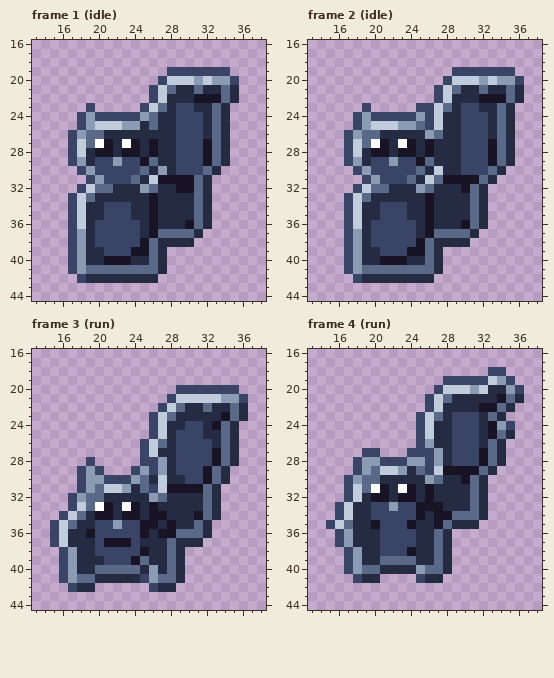
A pixel-art file gets an edit: art/minis/squirrel@94.aseprite. The picture above was drawn from the file before the commit.
45x45 pixels, 6 frames. Shown: frame 1 (idle): x 13..38, y 16..44; frame 2 (idle): x 13..38, y 16..44; frame 3 (run): x 13..38, y 16..44; frame 4 (run): x 13..38, y 16..44. The commit also changed other frames, which this record leaves out.
After:
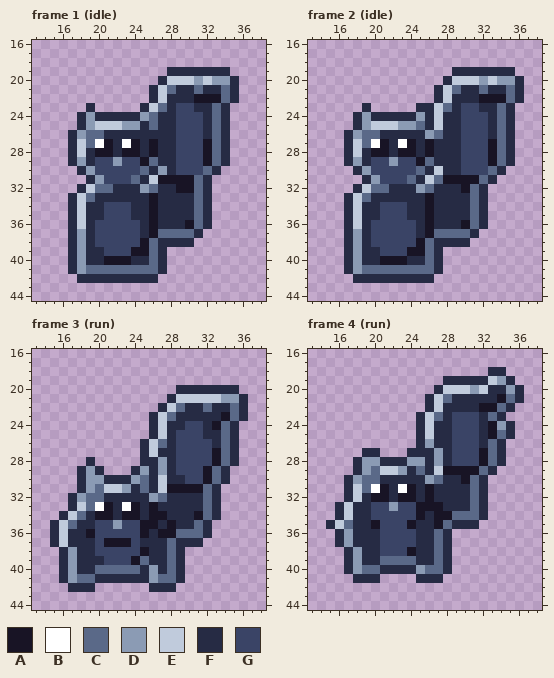
Palette (. is transparent): A #181425  B #ffffff  C #5a6988  D #8b9bb4  E #c0cbdc  F #262b44  G #3a4466
What changed:
--- frame 1 (idle)
@@ x 13..38 @@
 18 ..........................
-19 ...............GGGGGGG....
-20 ..............GEEEDEDDG...
-21 .............GECFFCFFCF...
-22 .............GEFFFAAACF...
-23 ......G.....GECFGGFFCF....
-24 .....GDGGGGGDCFFGGGFCF....
-25 .....GDEEEDDFCFFGGGFCF....
-26 ....GDCCFFFFFFFFGGGFCF....
-27 ....GECBAFBAFAFFGGGACF....
-28 ....GEFAAFAAFAFFGGGACF....
-29 ....GDFGGDGGACFFGGGACF....
-30 .....GDGGGGGCFDFGGGCF.....
-31 ......GDGGGCFEAAAACF......
-32 .....GECCFFFDCFFAACF......
-33 ....GECFFFFFFAFFFFCF......
-34 ....GEFFGGGFFAFFFFCF......
-35 ....GEFFGGGFFAFFFFCF......
-36 ....GEFGGGGGFAFFFACF......
-37 ....GDFGGGGGFACCCCF.......
-38 ....GDFGGGGGACFFFF........
-39 ....GDFFGGGAACF...........
-40 ....GDFFAAAFFCF...........
-41 ....GDCCCCCCCCF...........
-42 .....GFFFFFFFF............
+19 ...............FFFFFFF....
+20 ..............FEEEDEDDF...
+21 .............FECFFCFFCF...
+22 .............FEFFFAAACF...
+23 ......F.....FECFGGFFCF....
+24 .....FDFFFFFDCFFGGGFCF....
+25 .....FDEEEDDFCFFGGGFCF....
+26 ....FDCCFFFFFFFFGGGFCF....
+27 ....FECBAFBAFAFFGGGACF....
+28 ....FEFAAFAAFAFFGGGACF....
+29 ....FDFGGDGGACFFGGGACF....
+30 .....FDGGGGGCFDFGGGCF.....
+31 ......FDGGGCFEAAAACF......
+32 .....FECCFFFDCFFAACF......
+33 ....FECFFFFFFAFFFFCF......
+34 ....FEFFGGGFFAFFFFCF......
+35 ....FEFFGGGFFAFFFFCF......
+36 ....FEFGGGGGFAFFFACF......
+37 ....FDFGGGGGFACCCCF.......
+38 ....FDFGGGGGACFFFF........
+39 ....FDFFGGGAACF...........
+40 ....FDFFAAAFFCF...........
+41 ....FDCCCCCCCCF...........
+42 .....FFFFFFFFF............
 43 ..........................
--- frame 2 (idle)
@@ x 13..38 @@
 18 ..........................
-19 ................GGGGGGG...
-20 ...............GEEEDEDDG..
-21 ..............GECFFCFFCF..
-22 ..............GEFFFAAACF..
-23 ......G.....GGECFGGFFCF...
-24 .....GDGGGGGDGEFFGGGFCF...
-25 .....GDEEEDDCGEFFGGGFCF...
-26 ....GDCCFFFFFDCFFGGGFCF...
-27 ....GECBAFBAFAFFFGGGACF...
-28 ....GEFAAFAAFAFFFGGGACF...
-29 ....GDFGGDGGACFFFGGGACF...
-30 .....GDGGGGGCFEFFGGGCF....
-31 ......GDGGGCFECAAAACF.....
-32 .....GECCFFFDCFFFACF......
-33 ....GECFFFFFFAFFFFCF......
-34 ....GEFFGGGFFAFFFFCF......
-35 ....GEFFGGGFFAFFFFCF......
-36 ....GEFGGGGGFAFFFACF......
-37 ....GDFGGGGGFACCCCF.......
-38 ....GDFGGGGGACFFFF........
-39 ....GDFFGGGAACF...........
-40 ....GDFFAAAFFCF...........
-41 ....GDCCCCCCCCF...........
-42 .....GFFFFFFFF............
+19 ................FFFFFFF...
+20 ...............FEEEDEDDF..
+21 ..............FECFFCFFCF..
+22 ..............FEFFFAAACF..
+23 ......F.....FFECFGGFFCF...
+24 .....FDFFFFFDFEFFGGGFCF...
+25 .....FDEEEDDCFEFFGGGFCF...
+26 ....FDCCFFFFFDCFFGGGFCF...
+27 ....FECBAFBAFAFFFGGGACF...
+28 ....FEFAAFAAFAFFFGGGACF...
+29 ....FDFGGDGGACFFFGGGACF...
+30 .....FDGGGGGCFEFFGGGCF....
+31 ......FDGGGCFECAAAACF.....
+32 .....FECCFFFDCFFFACF......
+33 ....FECFFFFFFAFFFFCF......
+34 ....FEFFGGGFFAFFFFCF......
+35 ....FEFFGGGFFAFFFFCF......
+36 ....FEFGGGGGFAFFFACF......
+37 ....FDFGGGGGFACCCCF.......
+38 ....FDFGGGGGACFFFF........
+39 ....FDFFGGGAACF...........
+40 ....FDFFAAAFFCF...........
+41 ....FDCCCCCCCCF...........
+42 .....FFFFFFFFF............
 43 ..........................
--- frame 3 (run)
@@ x 13..38 @@
 19 ..........................
-20 ................GGGGGGG...
-21 ...............GEEEEEDDG..
-22 ..............GECFFCFFCF..
-23 .............GECFFFFFACF..
-24 .............GEFFGGFACF...
-25 .............GEFGGGFFCF...
-26 ............GECFGGGGFCF...
-27 ............GEFFGGGGACF...
-28 ......G.....GGDFGGGGACF...
-29 .....GDG...GDGDFGGGACF....
-30 .....GDDGGGDCFEFFGGACF....
-31 .....GDCEEDFCGEAAAACF.....
-32 ....GDCCFFFFFDCFFFFCF.....
-33 ....GECBAFBAFAFFFFFCF.....
-34 ...GECFAAFAAFAAFFFACF.....
-35 ..GECFFGGDGGAAFAFFCF......
-36 ..GEFFAGGGGGAFAACCCF......
-37 ..GEFFFGAAAGFFFCFFF.......
-38 ...GDFFGGGGGAFFCF.........
-39 ...GDFFFGGGACFFCF.........
-40 ...GDFFCCCCCFDFCF.........
-41 ...GDCCFFFFFGDCCF.........
-42 ....GFF......GFF..........
+20 ................FFFFFFF...
+21 ...............FEEEEEDDF..
+22 ..............FECFFCFFCF..
+23 .............FECFFFFFACF..
+24 .............FEFFGGFACF...
+25 .............FEFGGGFFCF...
+26 ............FECFGGGGFCF...
+27 ............FEFFGGGGACF...
+28 ......F.....FFDFGGGGACF...
+29 .....FDF...FDFDFGGGACF....
+30 .....FDDFFFDCFEFFGGACF....
+31 .....FDCEEDFCFEAAAACF.....
+32 ....FDCCFFFFFDCFFFFCF.....
+33 ....FECBAFBAFAFFFFFCF.....
+34 ...FECFAAFAAFAAFFFACF.....
+35 ..FECFFGGDGGAAFAFFCF......
+36 ..FEFFAGGGGGAFAACCCF......
+37 ..FEFFFGAAAGFFFCFFF.......
+38 ...FDFFGGGGGAFFCF.........
+39 ...FDFFFGGGACFFCF.........
+40 ...FDFFCCCCCFDFCF.........
+41 ...FDCCFFFFFFDCCF.........
+42 ....FFF......FFF..........
 43 ..........................
--- frame 4 (run)
@@ x 13..38 @@
 17 ..........................
-18 ....................GG....
-19 ...............GGGGGEDG...
-20 ..............GEEEDEFFDG..
-21 .............GECFFFFFACF..
-22 .............GEFFFFAACF...
-23 ............GECFGGGFCF....
-24 ............GEFFGGGFADG...
-25 ............GEFFGGGFACF...
-26 ............GDFFGGGFCF....
-27 ......GG...GGGDFGGGACF....
-28 .....GDDGGGDDGDFGGGACF....
-29 .....GDCEEDFCGEAAAACF.....
-30 ....GDCCFFFFFDCFFACF......
-31 ....GECBAFBAFAFFFFCF......
-32 ....GEFAAFAAFAFFFFCF......
-33 ...GEFFGGDGGAAAFFFCF......
-34 ...GEFFGGGGGAFAACCCF......
-35 ..GECFFAGGGAFFACFFF.......
-36 ...GDFFFGGGGFFCF..........
-37 ...GDFFFGGGGFFCF..........
-38 ....GDFFGGGAFFCF..........
-39 ....GDFFCCCCFFCF..........
-40 ....GDCCFFFFDCCF..........
-41 .....GFF....GFF...........
+18 ....................FF....
+19 ...............FFFFFEDF...
+20 ..............FEEEDEFFDF..
+21 .............FECFFFFFACF..
+22 .............FEFFFFAACF...
+23 ............FECFGGGFCF....
+24 ............FEFFGGGFADF...
+25 ............FEFFGGGFACF...
+26 ............FDFFGGGFCF....
+27 ......FF...FFFDFGGGACF....
+28 .....FDDFFFDDFDFGGGACF....
+29 .....FDCEEDFCFEAAAACF.....
+30 ....FDCCFFFFFDCFFACF......
+31 ....FECBAFBAFAFFFFCF......
+32 ....FEFAAFAAFAFFFFCF......
+33 ...FEFFGGDGGAAAFFFCF......
+34 ...FEFFGGGGGAFAACCCF......
+35 ..FECFFAGGGAFFACFFF.......
+36 ...FDFFFGGGGFFCF..........
+37 ...FDFFFGGGGFFCF..........
+38 ....FDFFGGGAFFCF..........
+39 ....FDFFCCCCFFCF..........
+40 ....FDCCFFFFDCCF..........
+41 .....FFF....FFF...........
 42 ..........................
Pixel boxes of the changes (left, top, right, bottom) in both pictures:
changed: (68, 67, 239, 283)
changed: (344, 67, 524, 283)
changed: (50, 385, 248, 592)
changed: (326, 367, 524, 583)
